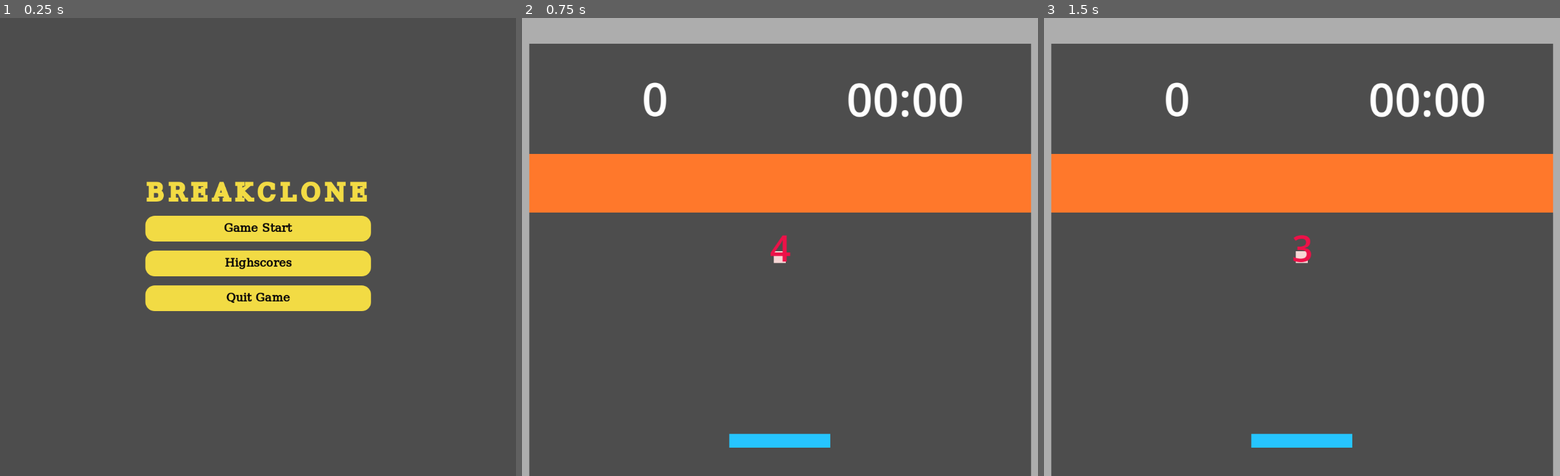
Above: before the commit, frames 1-3 (left to right).
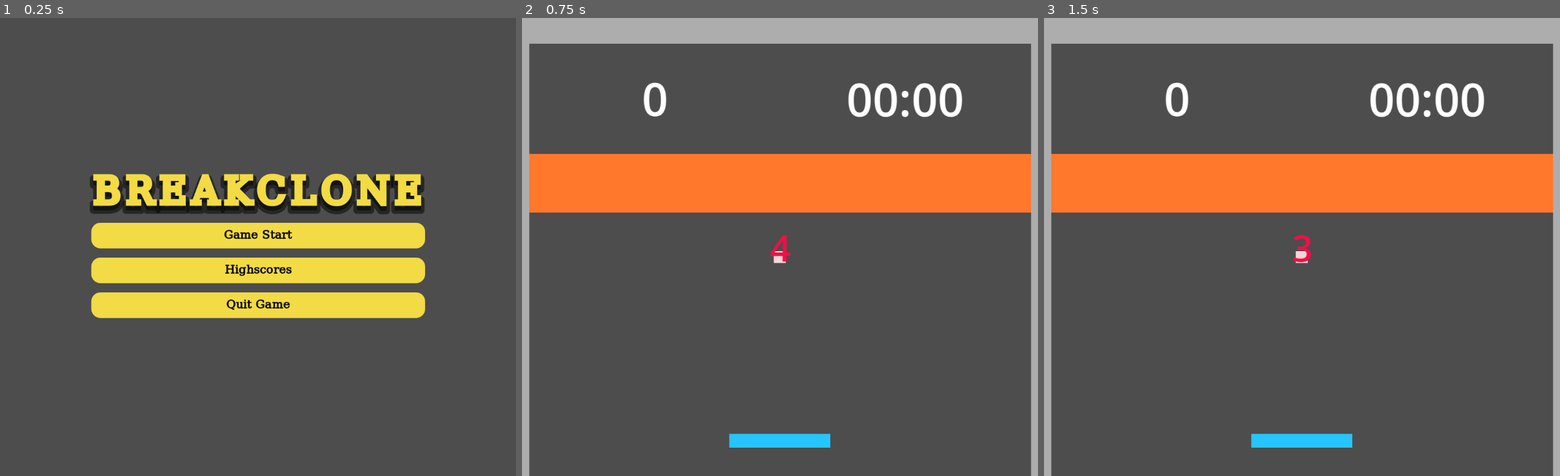
Above: after the commit, the same moments.

Repository: KeiGar/OrbFall
Game: Godot game, scene res://scenes/menus/main_menu_controls.tscn
Two runs of this game, one before a commit and one after it. Both use one fixed random seed, a clock stepped at 60 frames per second and the inputs below.
Inputs:
- Up to frame 1 (0.25 s): no input
- Up to frame 2 (0.75 s): click "Game Start" at 0.5 s
- Up to frame 3 (1.5 s): tap Enter at 1.25 s; hold D (player_moveRight) from 1.28 s (still down); hold Enter from 1.28 s (still down)

The runs differ from the first frame. In frame 1, 13% of the frame differs, in the area x 17-83%, y 33-66%; in frame 2, nothing differs; in frame 3, nothing differs.

Commit message:
implemented style for labels and highscore menu

Diff:
--- a/scenes/menus/highscore_menu.tscn
+++ b/scenes/menus/highscore_menu.tscn
@@ -1,10 +1,22 @@
-[gd_scene load_steps=4 format=3 uid="uid://dymimjcrkx72l"]
+[gd_scene load_steps=5 format=3 uid="uid://dymimjcrkx72l"]
 
 [ext_resource type="Script" uid="uid://d4b10t5ymxudx" path="res://scripts/menus/highscore_menu.gd" id="1_3pnpd"]
 [ext_resource type="Theme" uid="uid://kslgr1vu48c6" path="res://styles/main_menu/style_main_menu.tres" id="1_haig6"]
 
-[sub_resource type="LabelSettings" id="LabelSettings_3pnpd"]
-font_size = 36
+[sub_resource type="SystemFont" id="SystemFont_haig6"]
+font_weight = 100
+subpixel_positioning = 0
+
+[sub_resource type="Theme" id="Theme_haig6"]
+default_font = SubResource("SystemFont_haig6")
+default_font_size = 30
+Label/colors/font_color = Color(1, 1, 1, 1)
+Label/colors/font_outline_color = Color(0, 0, 0, 1)
+Label/colors/font_shadow_color = Color(0, 0, 0, 0)
+Label/constants/shadow_offset_x = 1
+Label/constants/shadow_offset_y = 1
+Label/constants/shadow_outline_size = 1
+Label/font_sizes/font_size = 30
 
 [node name="HighscoreMenu" type="BoxContainer"]
 anchors_preset = 8
@@ -26,13 +38,15 @@
 
 [node name="Label" type="Label" parent="."]
 layout_mode = 2
-text = "Highscore"
-label_settings = SubResource("LabelSettings_3pnpd")
+text = "HIGHSCORE"
 horizontal_alignment = 1
 
 [node name="HighscoreTable" type="GridContainer" parent="."]
 layout_mode = 2
 size_flags_stretch_ratio = 1.05
+theme = SubResource("Theme_haig6")
+theme_override_constants/h_separation = 200
+theme_override_constants/v_separation = 2
 columns = 3
 
 [node name="Btn_Return" type="Button" parent="."]
--- a/scenes/menus/main_menu_controls.tscn
+++ b/scenes/menus/main_menu_controls.tscn
@@ -1,7 +1,15 @@
-[gd_scene load_steps=3 format=3 uid="uid://b3ceglkuwrcgy"]
+[gd_scene load_steps=4 format=3 uid="uid://b3ceglkuwrcgy"]
 
 [ext_resource type="Theme" uid="uid://kslgr1vu48c6" path="res://styles/main_menu/style_main_menu.tres" id="1_3dbro"]
 [ext_resource type="Script" uid="uid://bvu3wucuvgrbn" path="res://scripts/menus/main_menu_controls.gd" id="1_8chms"]
+
+[sub_resource type="LabelSettings" id="LabelSettings_8chms"]
+font_size = 80
+font_color = Color(0.9490196, 0.85882354, 0.26666668, 1)
+outline_color = Color(0.9490196, 0.85882354, 0.26666668, 1)
+shadow_size = 30
+shadow_color = Color(0, 0, 0, 0.49803922)
+shadow_offset = Vector2(0, 10)
 
 [node name="MainMenuControls" type="BoxContainer"]
 anchors_preset = 8
@@ -24,6 +32,7 @@
 [node name="Game_Title" type="Label" parent="."]
 layout_mode = 2
 text = "BREAKCLONE"
+label_settings = SubResource("LabelSettings_8chms")
 horizontal_alignment = 1
 
 [node name="Btn_Start" type="Button" parent="."]
--- a/styles/main_menu/style_main_menu.tres
+++ b/styles/main_menu/style_main_menu.tres
@@ -114,13 +114,13 @@
 Button/styles/pressed = SubResource("StyleBoxFlat_cr45h")
 Label/colors/font_color = Color(0.9490196, 0.85882354, 0.26666668, 1)
 Label/colors/font_outline_color = Color(0, 0, 0, 1)
-Label/colors/font_shadow_color = Color(0, 0, 0, 0)
+Label/colors/font_shadow_color = Color(0, 0, 0, 0.49803922)
 Label/constants/line_spacing = 3
 Label/constants/outline_size = 0
-Label/constants/shadow_offset_x = 1
-Label/constants/shadow_offset_y = 1
-Label/constants/shadow_outline_size = 1
-Label/font_sizes/font_size = 50
+Label/constants/shadow_offset_x = 0
+Label/constants/shadow_offset_y = 10
+Label/constants/shadow_outline_size = 20
+Label/font_sizes/font_size = 80
 Label/fonts/font = SubResource("FontVariation_ap8hr")
 Label/styles/focus = SubResource("StyleBoxFlat_olic7")
 Label/styles/normal = SubResource("StyleBoxEmpty_ip21h")
